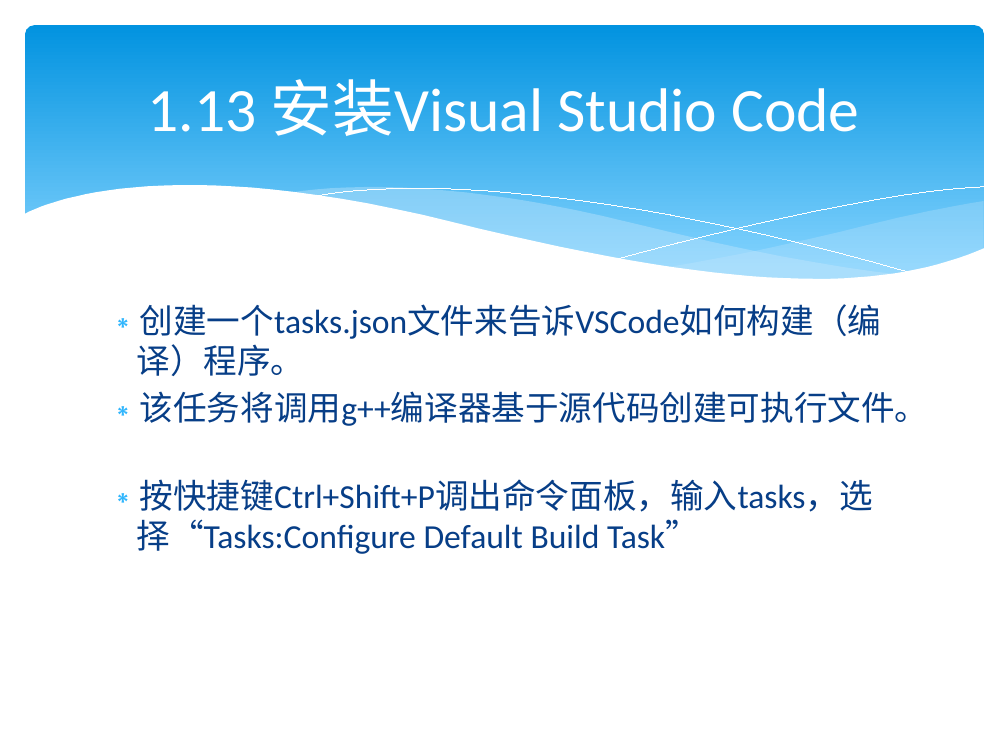
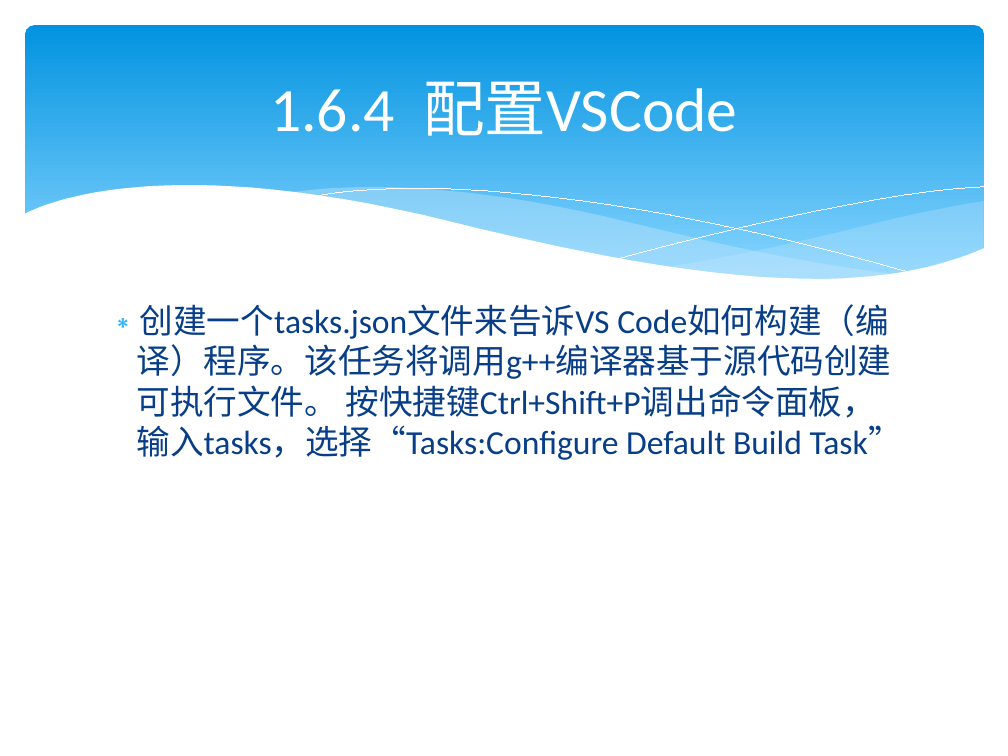
Before and after one commit to lamplight8/cpp, a slide deck: slide 84 of ppt/ch01_绪论_1.pptx (slide 122 before the commit). Drawn at 1008x756 pixels with LibreOffice and Linux fonts; fonts in the diff are those of the drawing. Boxes give left, top, right and bottom in pixels: in the first picture for what was removed or moved away, otherwise in the second. Text is boxed around its words. In the diff, an @@ line names an element or a change of style, - is before the commit and + after.

```diff
--- a/ppt/ch01_绪论_1.pptx
+++ b/ppt/ch01_绪论_1.pptx
@@ title at (270,81,737,136): text changed @@
-1.13 安装Visual Studio Code
+1.6.4 配置VSCode
@@ text at (136,304,902,460): text changed @@
-∗ 创建一个tasks.json文件来告诉VSCode如何构建（编译）程序。
-∗ 该任务将调用g++编译器基于源代码创建可执行文件。
-∗ 按快捷键Ctrl+Shift+P调出命令面板，输入tasks，选择“Tasks:Configure Default Build Task”
+∗ 创建一个tasks.json文件来告诉VS Code如何构建（编译）程序。该任务将调用g++编译器基于源代码创建可执行文件。 按快捷键Ctrl+Shift+P调出命令面板，输入tasks，选择“Tasks:Configure Default Build Task”
```
Also in this commit, not shown: 73 other slides changed, 35 slides added, 27 slides removed, 3 other files.
